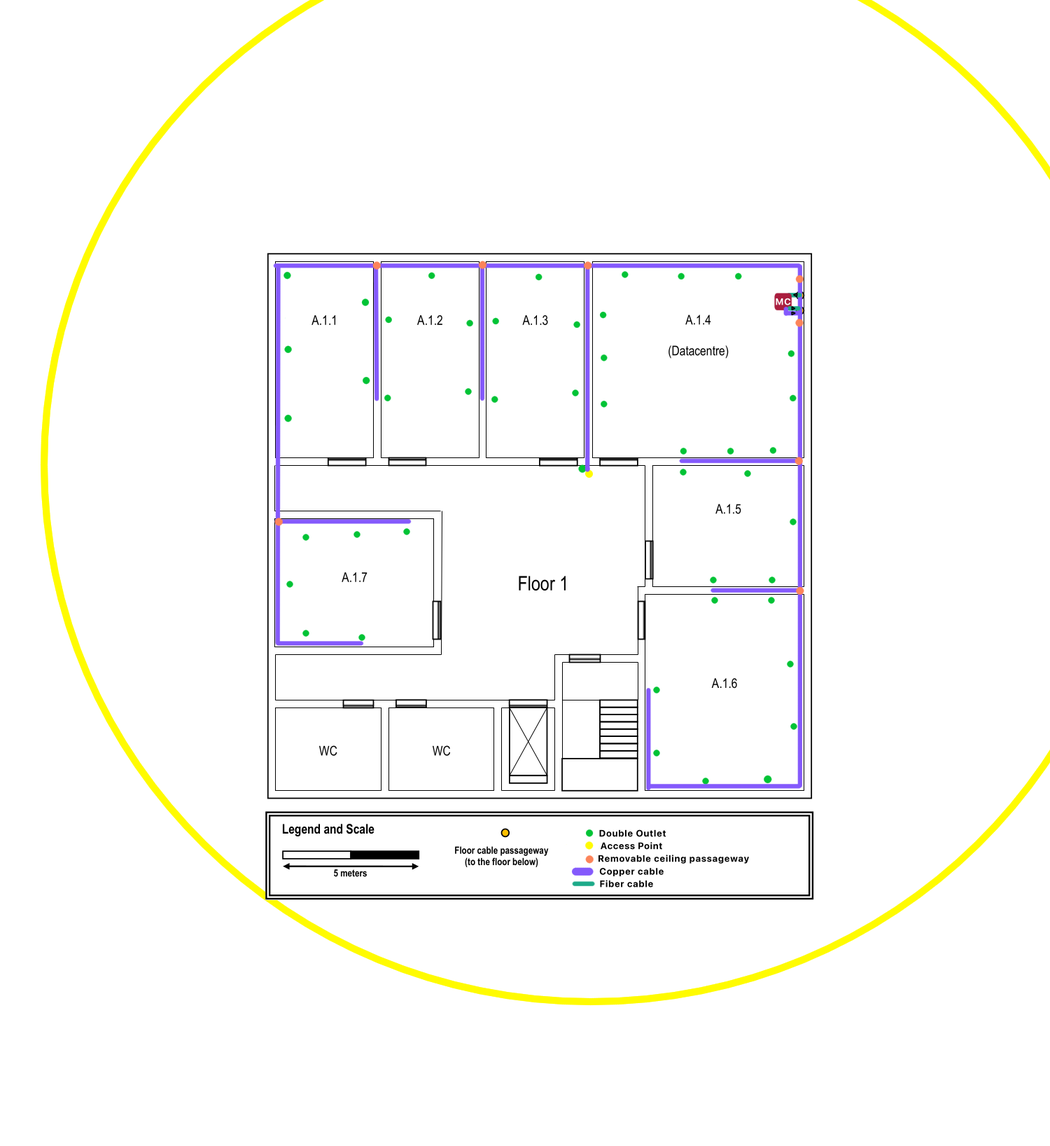
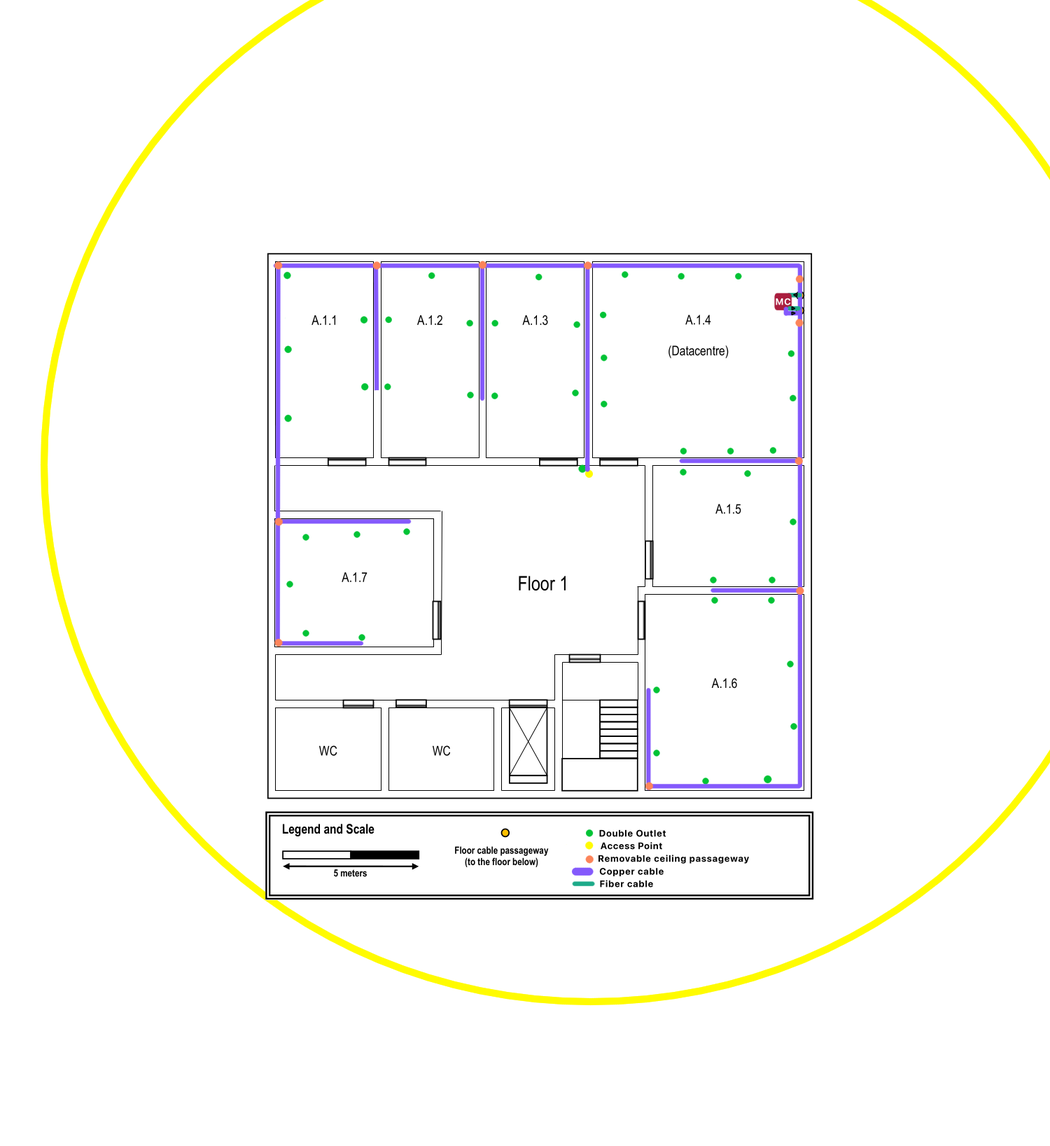
Revision of a layered 1050×1146 image; what changed, layer by layer:
painted on "Fiber" over [642,781,654,862]
painted on "Copper" over [274,261,654,862]
painted on "Access Points" over [274,261,654,862]
painted on "Outlets" over [274,261,654,862]
painted on "Background" over [274,261,654,862]
